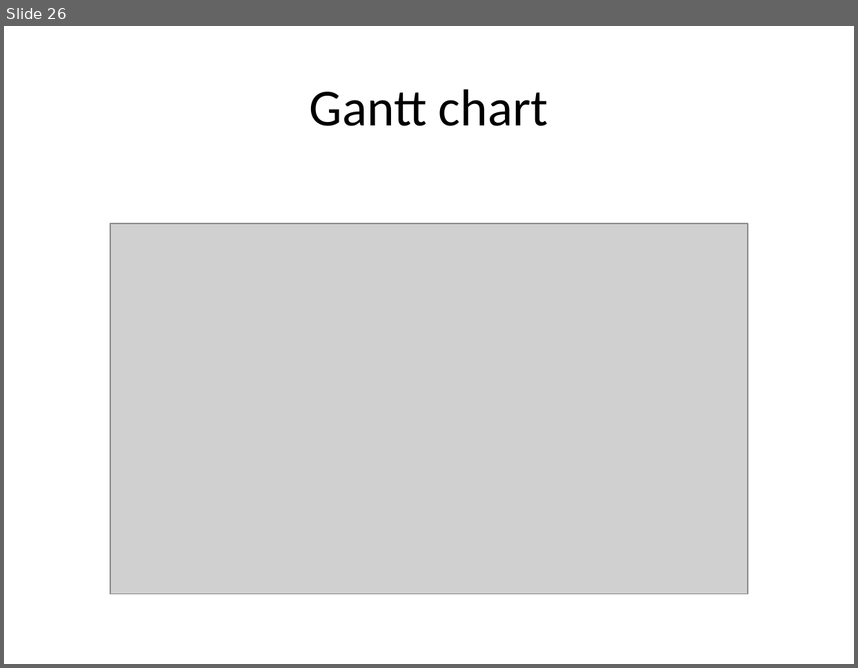
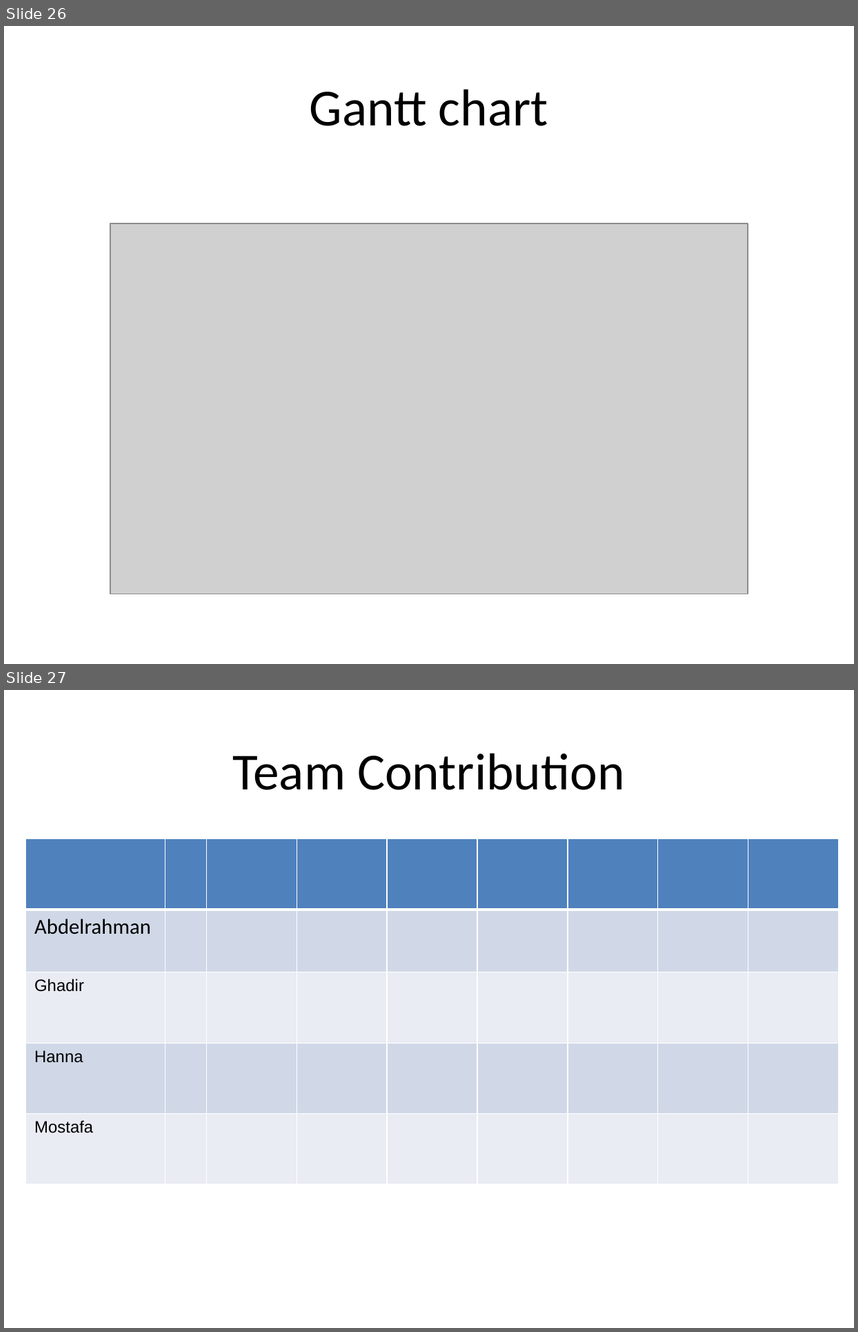
Before and after one commit to hananabilabd/Computer-Vision-and-Neural-Machine-Interface-for-Upper-Limb-Prostheses, a slide deck: GP_presentation.pptx. Shown one above the other, each under a label of ours: slide 26 before the commit, slides 26 and 27 after it. The pictures are 858x668 and 858x1332 pixels, drawn with LibreOffice and Linux fonts; fonts in the diff are those of the drawing; grey boxes stand for pictures. Boxes give left, top, right and bottom in pixels: in the first picture for what was removed or moved away, otherwise in the second. Text is boxed around its words. In the diff, an @@ line names an element or a change of style, - is before the commit and + after.

```diff
--- a/GP_presentation.pptx
+++ b/GP_presentation.pptx
@@ slide 27 added at (4,690,854,1328), background #FFFFFF @@
@@ title added at (233,753,624,790), 44 pt, text #000000 @@
+Team Contribution
@@ table added at (26,839,838,1184), 5 rows, 9 columns @@
+ |  |  |  |  |  |  |  | 
+Abdelrahman |  |  |  |  |  |  |  | 
+Ghadir |  |  |  |  |  |  |  | 
+Hanna |  |  |  |  |  |  |  | 
+Mostafa |  |  |  |  |  |  |  | 
```
Also in this commit, not shown: 5 other files.
